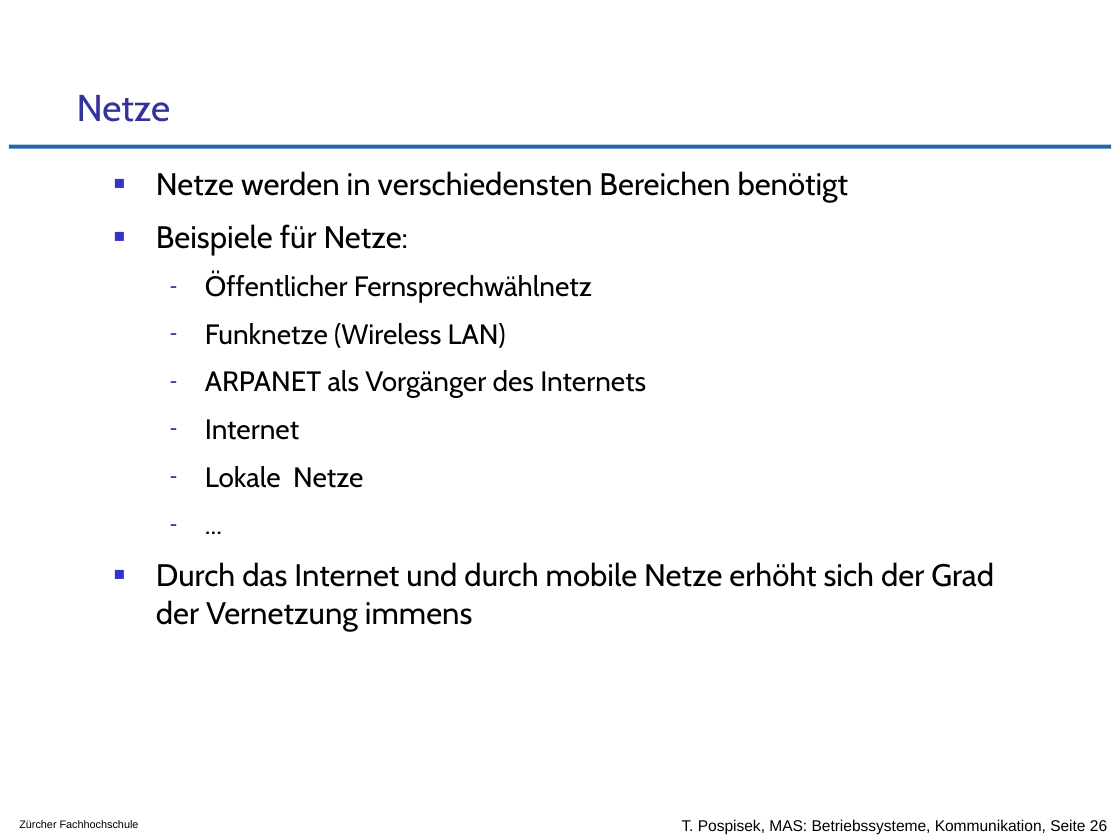
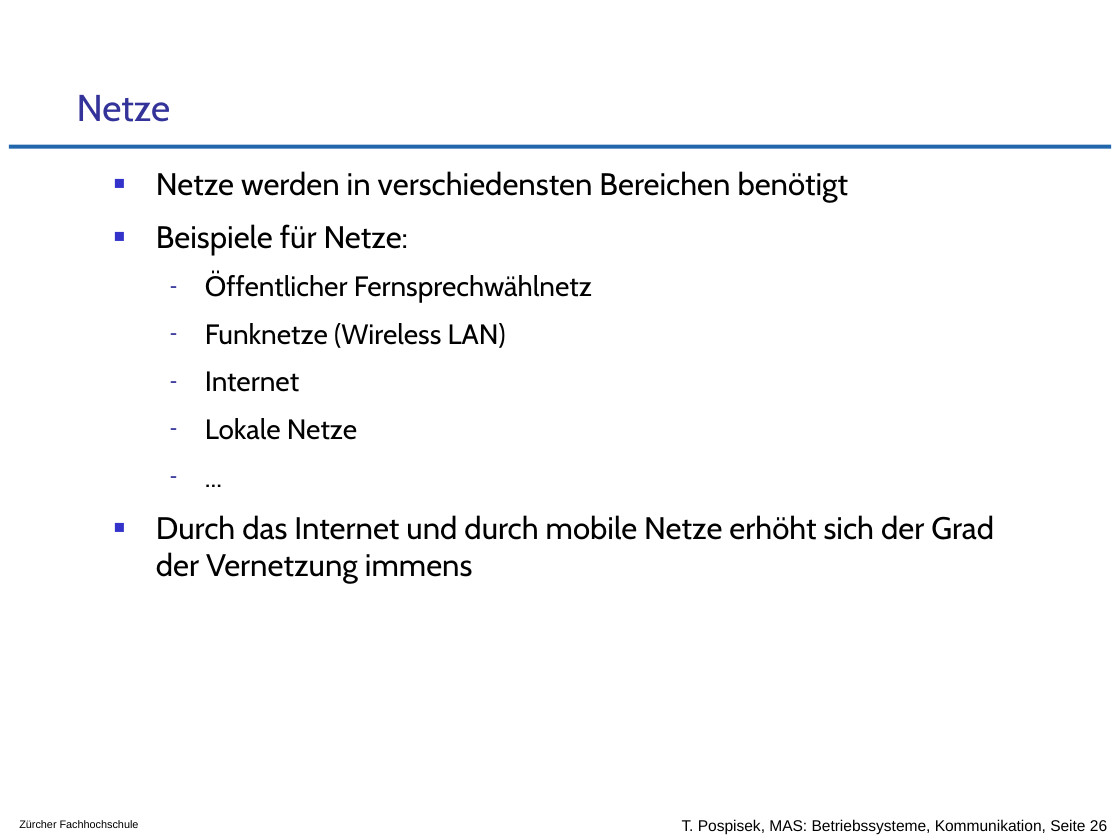
Before and after one commit to tpo/betriebssysteme, a slide deck: slide 26 of 09_Kommunikation_von_Prozessen_und_Threads.odp. Drawn at 1120x840 pixels with LibreOffice and Linux fonts; fonts in the diff are those of the drawing; background and template pictures are left out. Boxes give left, top, right and bottom in pixels: in the first picture for what was removed or moved away, otherwise in the second. Text is boxed around its words. In the diff, an @@ line names an element or a change of style, - is before the commit and + after.

```diff
--- a/09_Kommunikation_von_Prozessen_und_Threads.odp
+++ b/09_Kommunikation_von_Prozessen_und_Threads.odp
@@ text at (205,370,646,398): paragraph removed @@
-  – ARPANET als Vorgänger des Internets
```
Also in this commit, not shown: 3 other slides changed.
